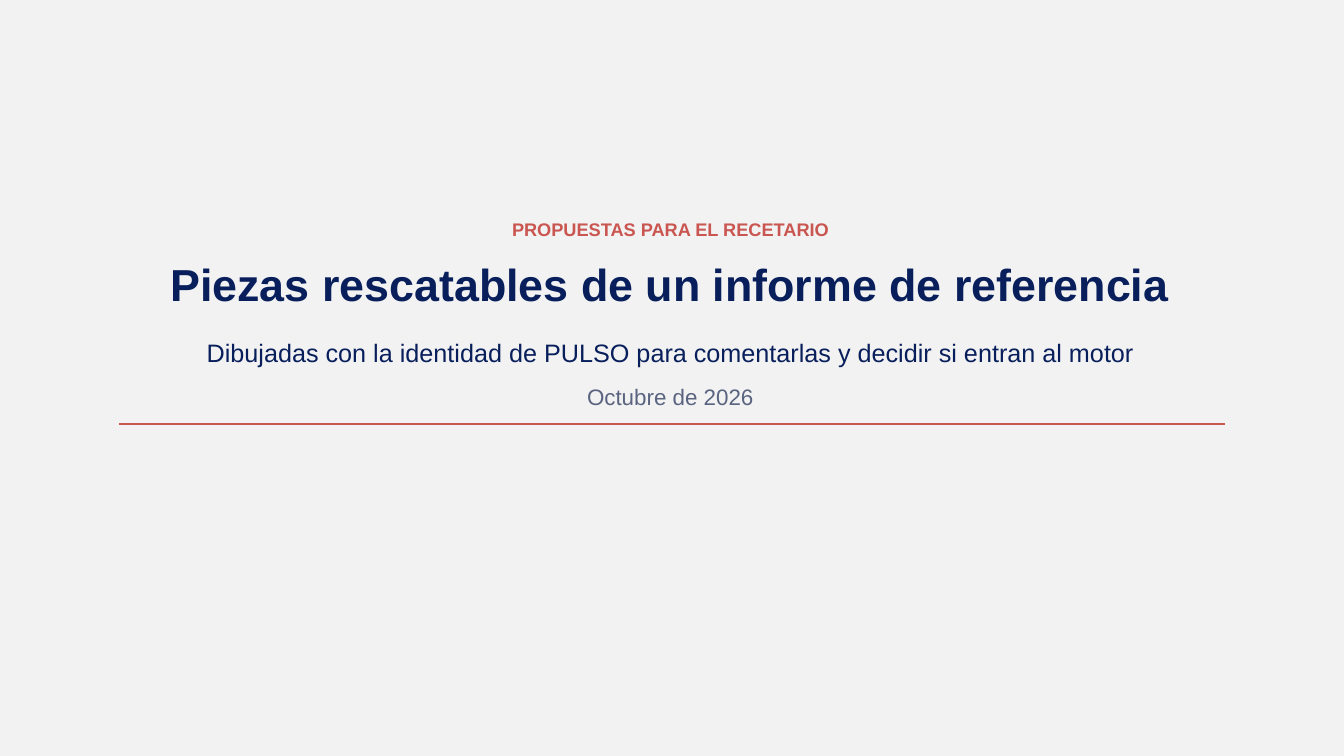
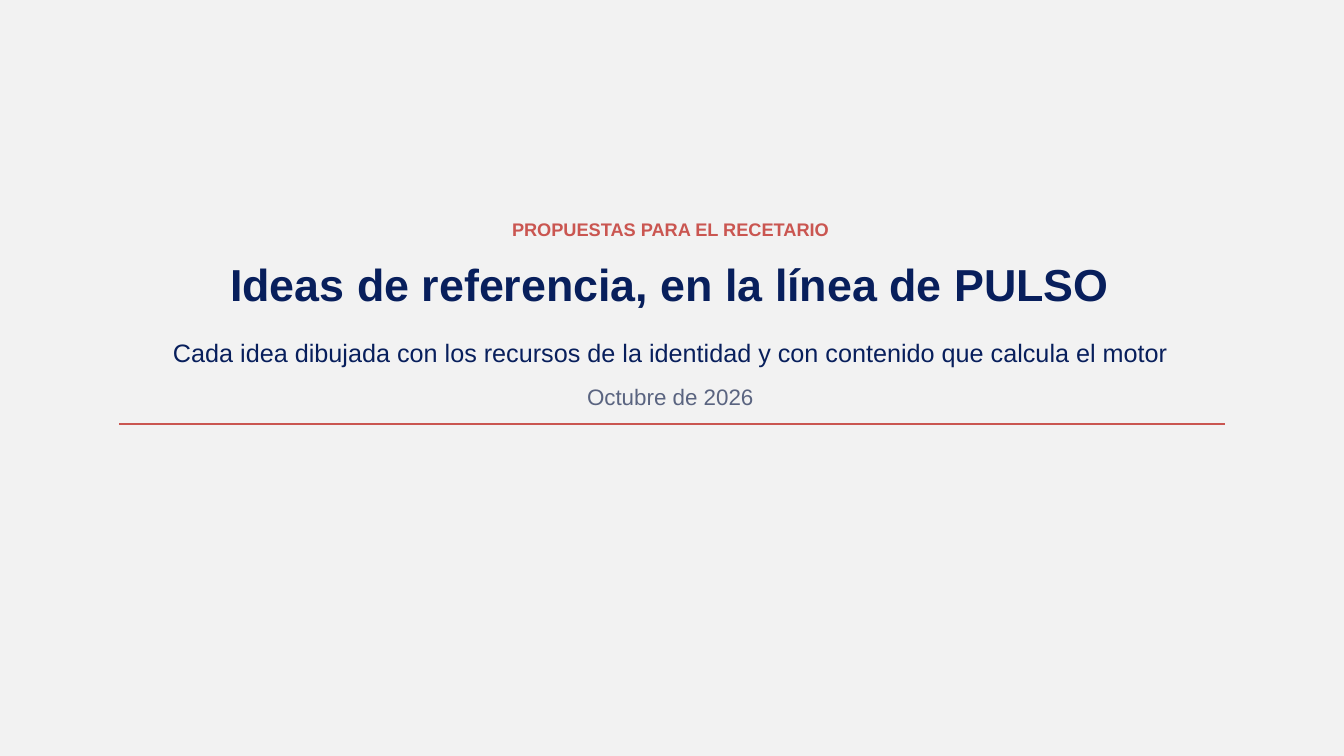
Before and after one commit to GonzaloAlmendariz/prosecnur-app, a slide deck: slide 1 of docs/qa/motor-ppt-2026-10-06/4-recetario/propuestas-rescatables.pptx. Drawn at 1344x756 pixels with LibreOffice and Linux fonts; fonts in the diff are those of the drawing; background and template pictures are left out. Boxes give left, top, right and bottom in pixels: in the first picture for what was removed or moved away, otherwise in the second. Text is boxed around its words. In the diff, an @@ line names an element or a change of style, - is before the commit and + after.

```diff
--- a/docs/qa/motor-ppt-2026-10-06/4-recetario/propuestas-rescatables.pptx
+++ b/docs/qa/motor-ppt-2026-10-06/4-recetario/propuestas-rescatables.pptx
@@ text at (230, 268, 1108, 308): text changed @@
-Piezas rescatables de un informe de referencia
+Ideas de referencia, en la línea de PULSO
@@ text at (173, 343, 1167, 368): text changed @@
-Dibujadas con la identidad de PULSO para comentarlas y decidir si entran al motor
+Cada idea dibujada con los recursos de la identidad y con contenido que calcula el motor
```
Also in this commit, not shown: 5 other slides changed, 6 slides added, 9 slides removed, 2 other files.
